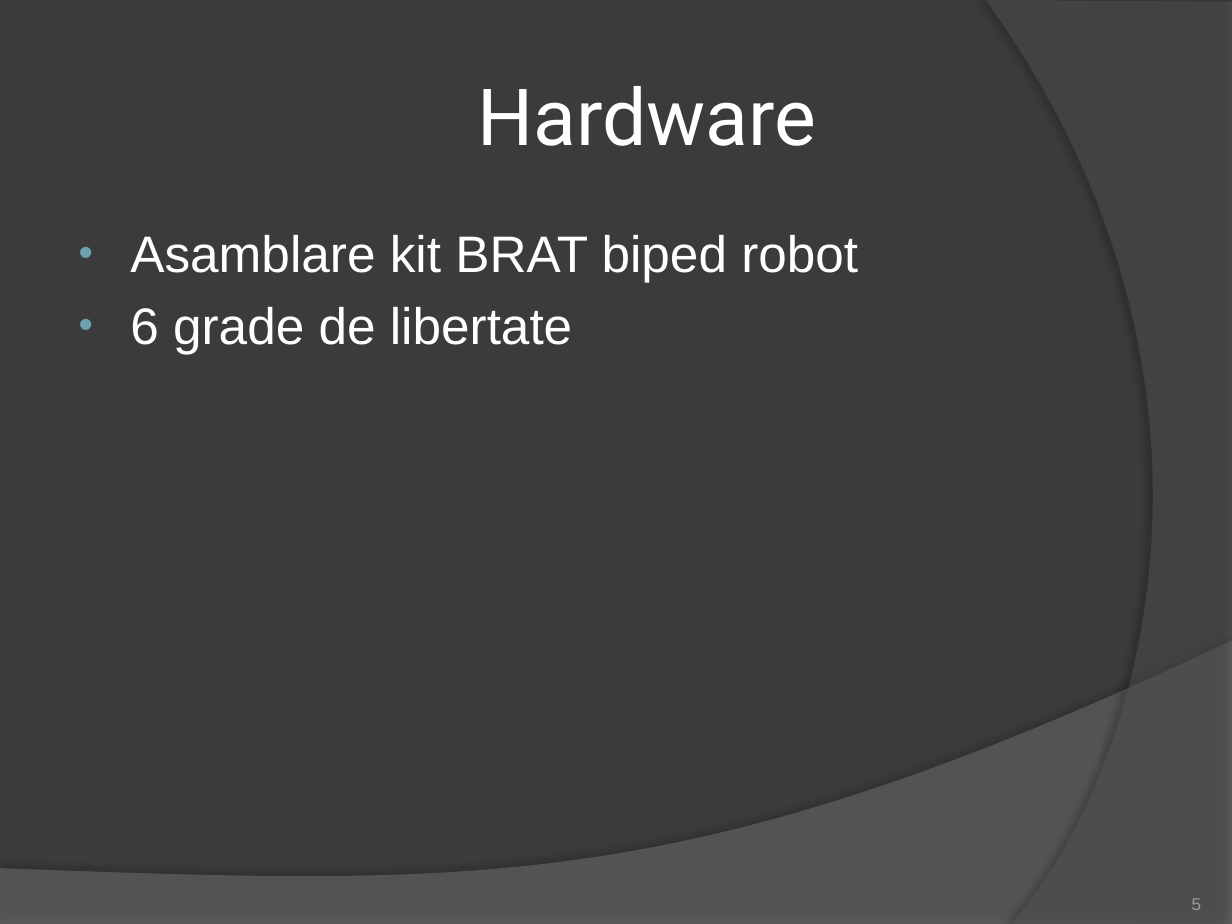
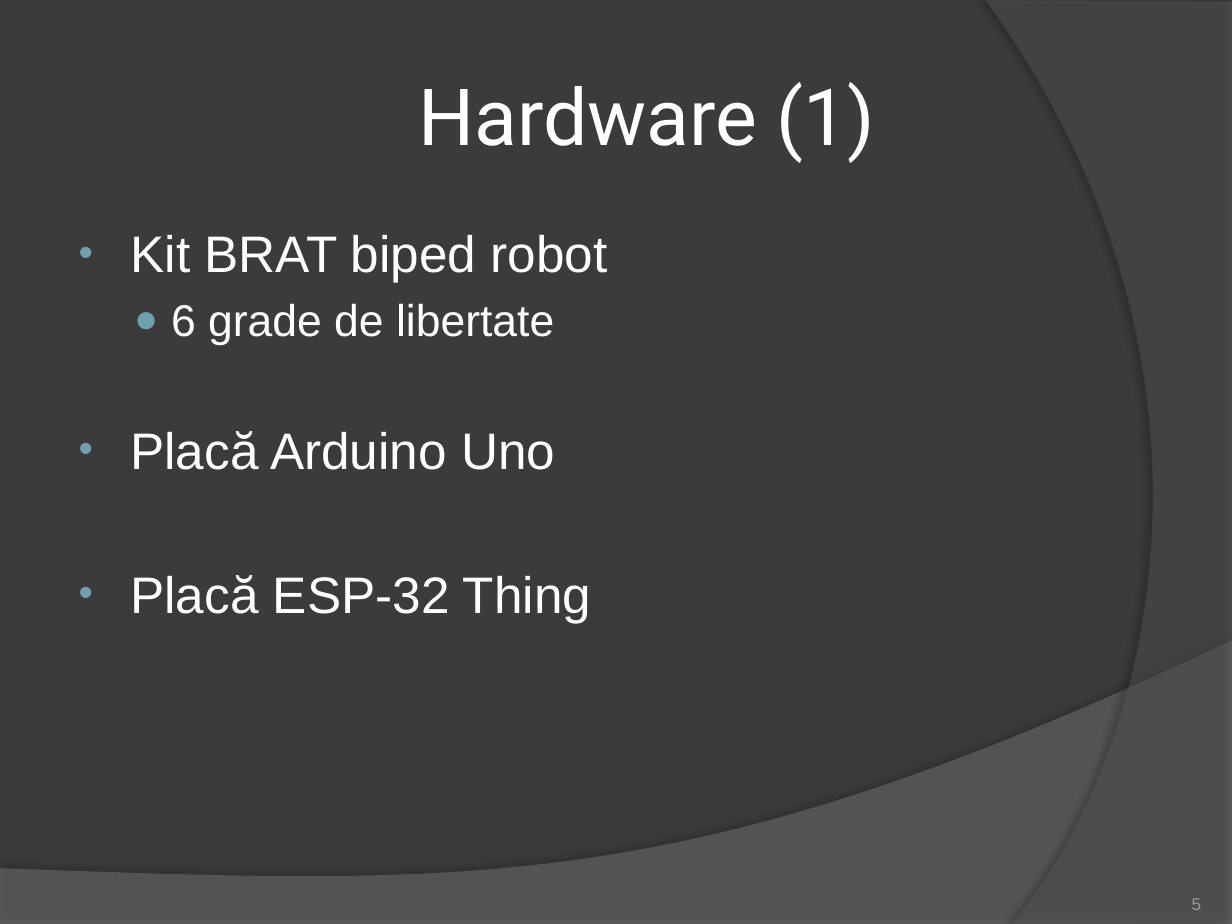
Before and after one commit to BatrinutSilviu/Licenta, a slide deck: slide 5 of ROBOTINHO.pptx. Drawn at 1232x924 pixels with LibreOffice and Linux fonts; fonts in the diff are those of the drawing. Boxes give left, top, right and bottom in pixels: in the first picture for what was removed or moved away, otherwise in the second. Text is boxed around its words. In the diff, an @@ line names an element or a change of style, - is before the commit and + after.

```diff
--- a/ROBOTINHO.pptx
+++ b/ROBOTINHO.pptx
@@ title at (418,82,875,163): text changed @@
-Hardware
+Hardware (1)
@@ text at (130,235,607,283): text changed @@
-• Asamblare kit BRAT biped robot
+• Kit BRAT biped robot
@@ text at (171,303,554,345): size 30 to 26 pt in "6 grade de libertate"; bullet • to ●; list level 1 to 2 in "6 grade de libertate" @@
@@ text at (130,431,591,623): paragraphs added @@
+• Placă Arduino Uno
+• Placă ESP-32 Thing
```
Also in this commit, not shown: 3 other slides changed, 4 slides added, 2 slides removed.
